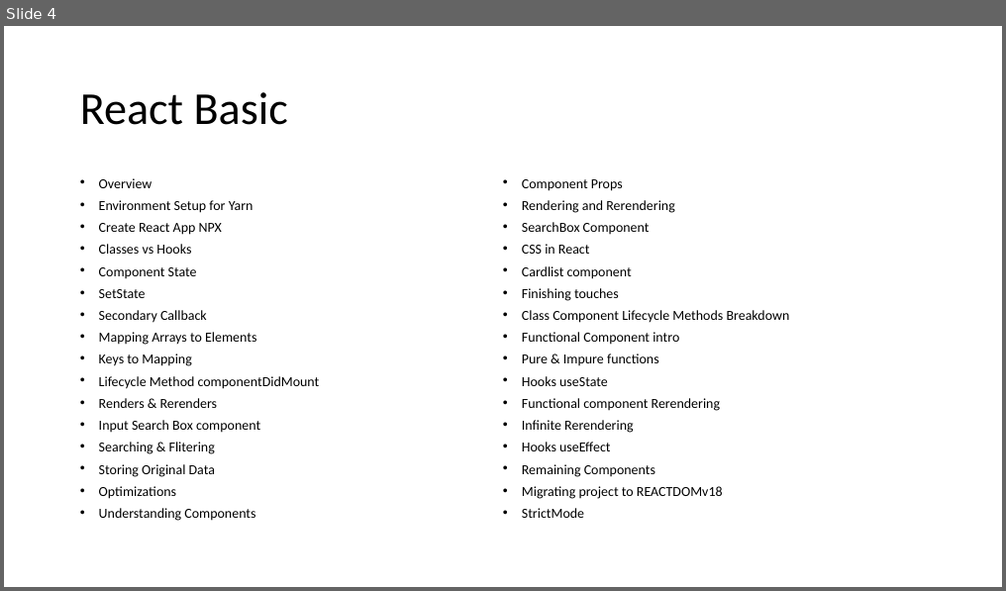
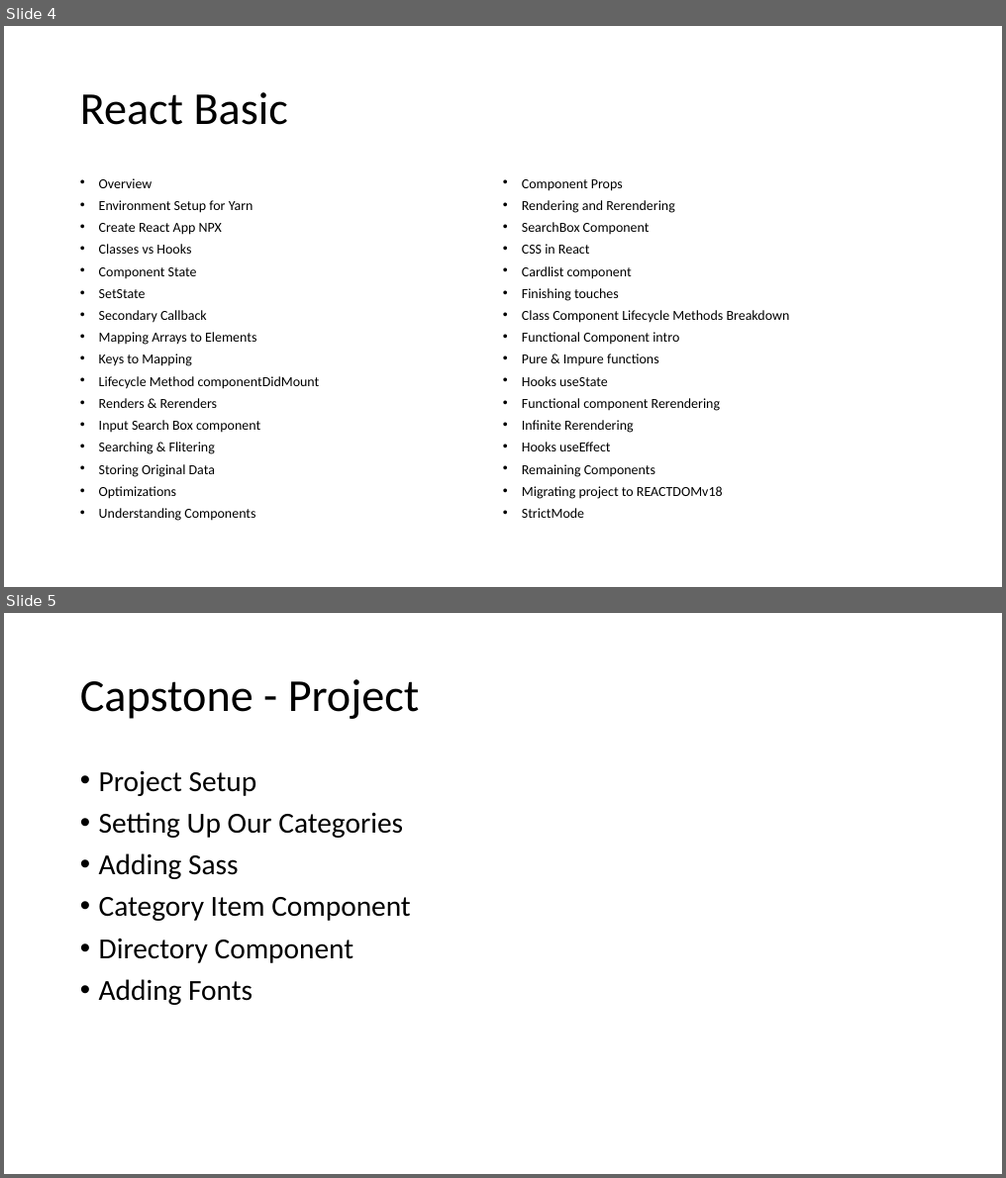
Before and after one commit to PiyushChaturvedii/Batch04, a slide deck: ReactJSNew/Reactjs.pptx. Shown one above the other, each under a label of ours: slide 4 before the commit, slides 4 and 5 after it. The pictures are 1006x591 and 1006x1178 pixels, drawn with LibreOffice and Linux fonts; fonts in the diff are those of the drawing. Boxes give left, top, right and bottom in pixels: in the first picture for what was removed or moved away, otherwise in the second. Text is boxed around its words. In the diff, an @@ line names an element or a change of style, - is before the commit and + after.

Commit message:
capstone

```diff
--- a/ReactJSNew/Reactjs.pptx
+++ b/ReactJSNew/Reactjs.pptx
@@ slide 5 added at bbox=[4, 613, 1002, 1174], background #FFFFFF @@
@@ title added at bbox=[80, 679, 419, 719], 44 pt, text #000000 @@
+Capstone - Project
@@ text added at bbox=[99, 770, 411, 1005], 28 pt, text #000000 @@
+• Project Setup
+• Setting Up Our Categories
+• Adding Sass
+• Category Item Component
+• Directory Component
+• Adding Fonts
```
Also in this commit, not shown: 23 other files.
